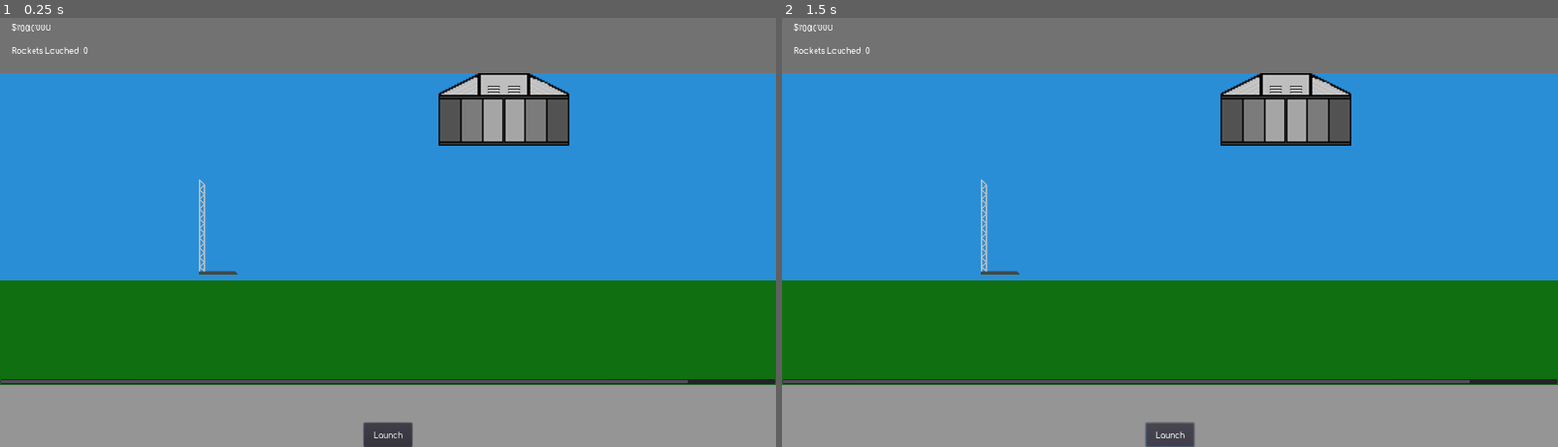
Above: before the commit, frames 1-2 (left to right).
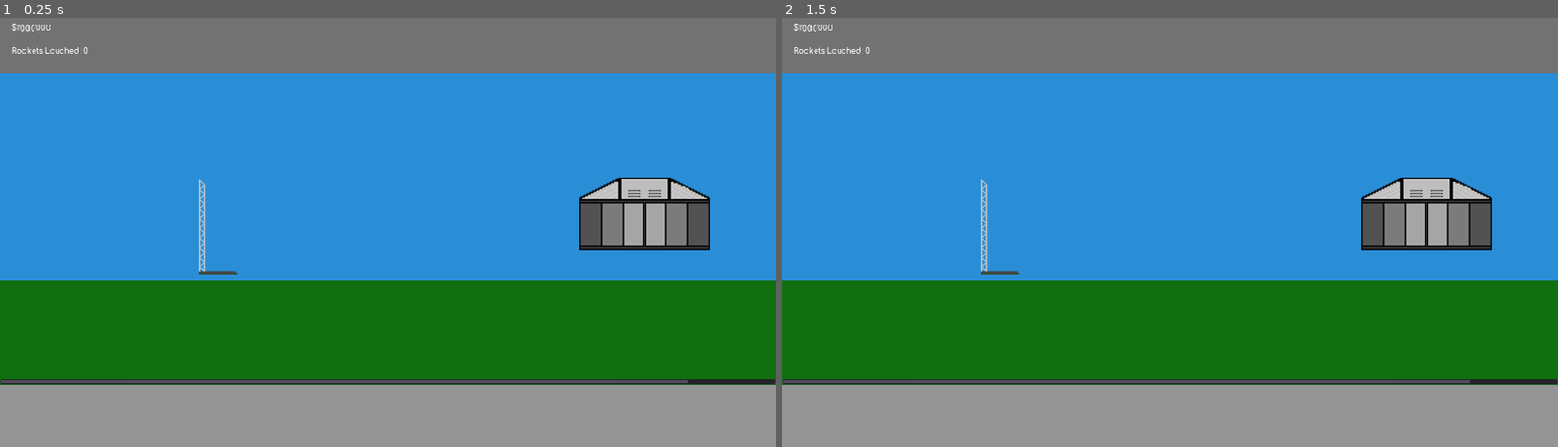
Above: after the commit, the same moments.

Repository: Jonathan-Odlum/Space-Idle-Game
Game: Godot game, scene res://Main.tscn
Two runs of this game, one before a commit and one after it. Both use one fixed random seed, a clock stepped at 60 frames per second and the inputs below. After the commit the project has no main scene; this scene is started directly in both runs.
Inputs (mouse positions are in pixels of both pictures, inside the frame that each line leads up to):
- Up to frame 1 (0.25 s): no input
- Up to frame 2 (1.5 s): click (999, 223) at 0.52 s; click (1170, 434) at 1.25 s, where only the run before the commit has a clickable "Launch"

The runs differ from the first frame. In frame 1, 5.6% of the frame differs, in the area x 46-92%, y 12-100%; in frame 2, 5.6%.

Commit message:
Minor Gui Changes

Diff:
--- a/Main.tscn
+++ b/Main.tscn
@@ -191,9 +191,24 @@
 custom_constants/margin_right = 50
 custom_constants/margin_bottom = 50
 
-[node name="TextureButton" type="TextureButton" parent="Locations/Earth/View/Buildings/RocketFactory"]
+[node name="Buy" type="Button" parent="Locations/Earth/View/Buildings/RocketFactory"]
+margin_left = 750.0
+margin_top = 530.0
 margin_right = 850.0
 margin_bottom = 580.0
+rect_min_size = Vector2( 100, 50 )
+size_flags_horizontal = 8
+size_flags_vertical = 8
+custom_fonts/font = SubResource( 1 )
+text = "Buy"
+
+[node name="TextureButton" type="TextureButton" parent="Locations/Earth/View/Buildings/RocketFactory"]
+margin_left = 290.0
+margin_top = 215.0
+margin_right = 560.0
+margin_bottom = 365.0
+size_flags_horizontal = 4
+size_flags_vertical = 4
 texture_normal = ExtResource( 2 )
 
 [node name="Moon" type="Control" parent="Locations"]
@@ -227,7 +242,12 @@
 "_edit_use_anchors_": false
 }
 
+[node name="Control" type="Control" parent="Control/ContextMenus"]
+anchor_right = 1.0
+anchor_bottom = 1.0
+
 [node name="LaunchPad" type="MarginContainer" parent="Control/ContextMenus"]
+visible = false
 anchor_right = 1.0
 anchor_bottom = 1.0
 
@@ -244,23 +264,6 @@
 __meta__ = {
 "_edit_use_anchors_": false
 }
-
-[node name="Warehouse" type="MarginContainer" parent="Control/ContextMenus"]
-visible = false
-anchor_right = 1.0
-anchor_bottom = 1.0
-
-[node name="Buy" type="Button" parent="Control/ContextMenus/Warehouse"]
-margin_left = 1500.0
-margin_top = 80.0
-margin_right = 1600.0
-margin_bottom = 130.0
-rect_min_size = Vector2( 100, 50 )
-size_flags_horizontal = 8
-size_flags_vertical = 8
-custom_fonts/font = SubResource( 1 )
-text = "Buy"
 [connection signal="pressed" from="Locations/Earth/View/Buildings/LaunchPad/TextureButton" to="." method="_on_Building_Selected" binds= [ "LaunchPad" ]]
-[connection signal="pressed" from="Locations/Earth/View/Buildings/RocketFactory/TextureButton" to="." method="_on_Building_Selected" binds= [ "Warehouse" ]]
+[connection signal="pressed" from="Locations/Earth/View/Buildings/RocketFactory/Buy" to="." method="_on_Buy_pressed"]
 [connection signal="pressed" from="Control/ContextMenus/LaunchPad/Launch" to="." method="_on_Launch_pressed"]
-[connection signal="pressed" from="Control/ContextMenus/Warehouse/Buy" to="." method="_on_Buy_pressed"]
--- a/project.godot
+++ b/project.godot
@@ -16,7 +16,6 @@
 [application]
 
 config/name="Space Idle Game"
-run/main_scene="res://Main.tscn"
 config/icon="res://icon.png"
 
 [display]
